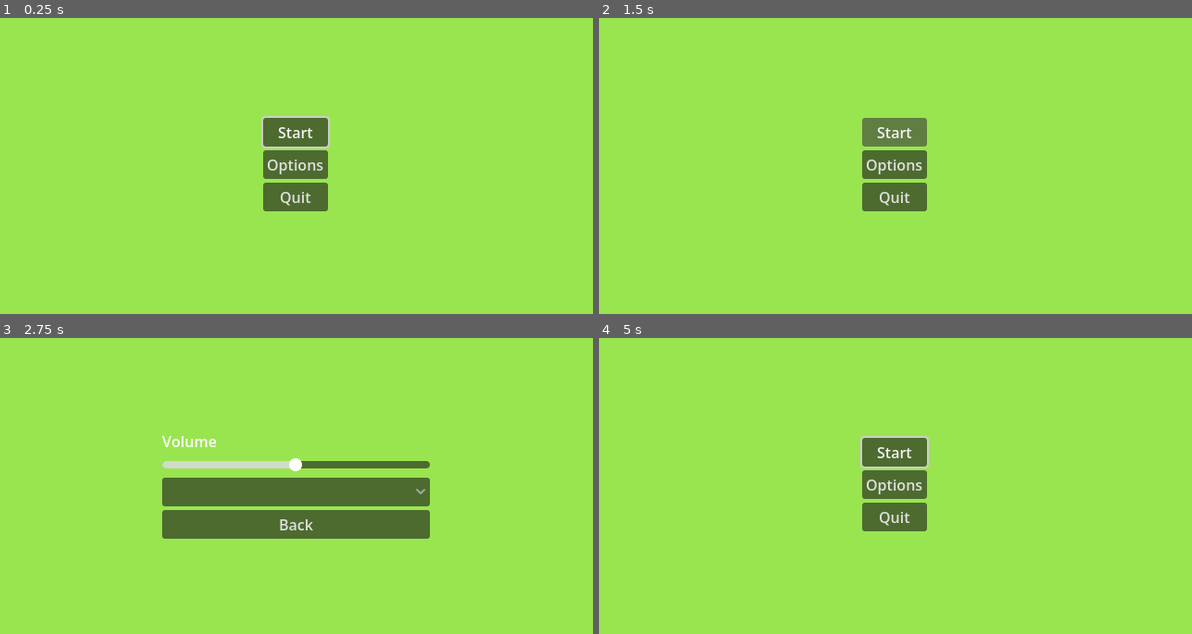
Above: before the commit, frames 1-4 (two rows, left to right).
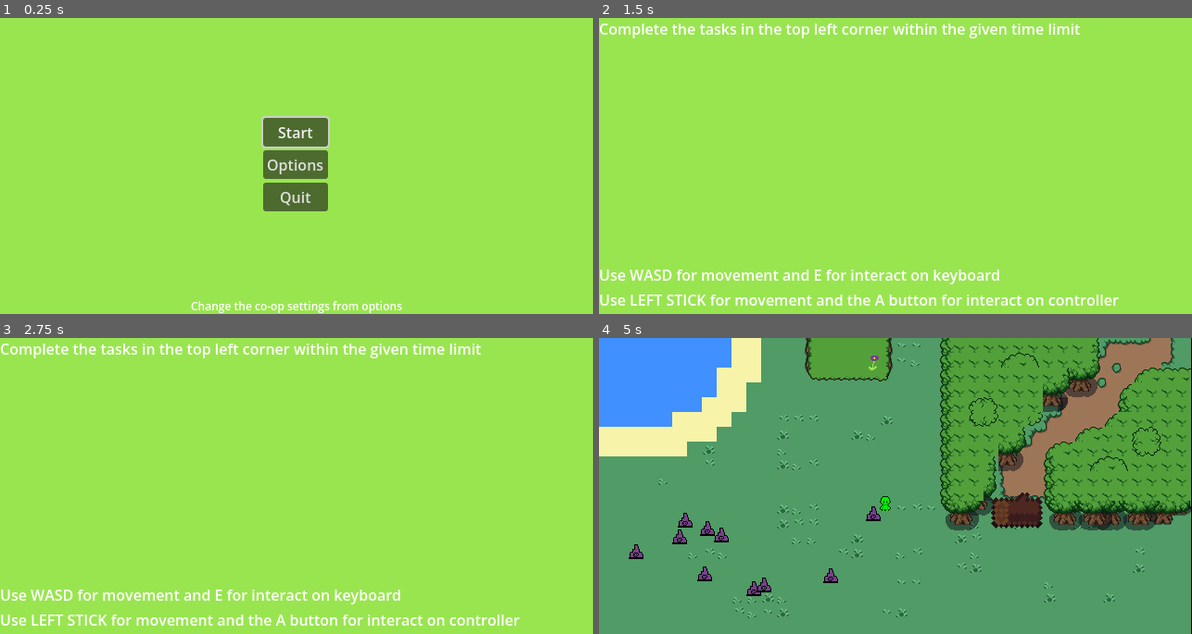
Above: after the commit, the same moments.

Repository: 50002/Taitaja_Finaali
Game: Godot game, scene res://Menu/Mainmenu.tscn
Two runs of this game, one before a commit and one after it. Both use one fixed random seed, a clock stepped at 60 frames per second and the inputs below. The project has no main scene, so this scene is started directly.
Inputs (mouse positions are in pixels of both pictures, inside the frame that each line leads up to):
- Up to frame 1 (0.25 s): no input
- Up to frame 2 (1.5 s): click "Start" at 0.5 s; click (895, 133) at 1.25 s, where only the run before the commit has a clickable "Start"
- Up to frame 3 (2.75 s): click (296, 483) at 2 s, where only the run before the commit has a clickable "Options"
- Up to frame 4 (5 s): click (895, 524) at 2.75 s, where only the run before the commit has a clickable "Back"; tap Enter at 3.5 s; hold D (RIGHT) 3.53-4.28 s; hold E (INTERACTION) 3.53-4.28 s; tap Space at 4.25 s; hold S (DOWN) from 4.28 s (still down); tap E (INTERACTION) at 4.35 s

The runs differ from the first frame. In frame 1, 0.5% of the frame differs, in the area x 32-68%, y 95-100%; in frame 2, 7.0%; in frame 3, 14%; in frame 4, 100%, in the area x 0-100%, y 0-100%.

Commit message:
more ui stuff

Diff:
--- a/parkstoration/Menu/Mainmenu.tscn
+++ b/parkstoration/Menu/Mainmenu.tscn
@@ -53,6 +53,21 @@
 focus_neighbor_bottom = NodePath("../start")
 text = "Quit"
 
+[node name="Label" type="Label" parent="ColorRect" unique_id=608342453]
+layout_mode = 1
+anchors_preset = 7
+anchor_left = 0.5
+anchor_top = 1.0
+anchor_right = 0.5
+anchor_bottom = 1.0
+offset_left = -114.0
+offset_top = -17.0
+offset_right = 114.0
+grow_horizontal = 2
+grow_vertical = 0
+theme_override_font_sizes/font_size = 12
+text = "Change the co-op settings from options"
+
 [node name="move" type="AudioStreamPlayer" parent="." unique_id=2028195894]
 stream = ExtResource("2_hm1c7")
 
--- a/parkstoration/Menu/Options.tscn
+++ b/parkstoration/Menu/Options.tscn
@@ -52,6 +52,7 @@
 
 [node name="OptionButton" type="OptionButton" parent="ColorRect/Container/VBoxContainer" unique_id=879070928]
 layout_mode = 2
+selected = 0
 item_count = 2
 popup/item_0/text = "Use one controller, one keyboard"
 popup/item_0/id = 0
--- /dev/null
+++ b/parkstoration/Menu/load_screen.gd
@@ -0,0 +1,6 @@
+extends Control
+
+
+
+func _on_timer_timeout() -> void:
+	get_tree().change_scene_to_file("res://game.tscn")
--- a/parkstoration/Menu/load_screen.tscn
+++ b/parkstoration/Menu/load_screen.tscn
@@ -1,4 +1,6 @@
 [gd_scene format=3 uid="uid://cvrafj0cphwof"]
+
+[ext_resource type="Script" uid="uid://ch4x30t45g4e5" path="res://Menu/load_screen.gd" id="1_1x1ot"]
 
 [node name="Control" type="Control" unique_id=1391489640]
 layout_mode = 3
@@ -7,6 +9,7 @@
 anchor_bottom = 1.0
 grow_horizontal = 2
 grow_vertical = 2
+script = ExtResource("1_1x1ot")
 
 [node name="ColorRect" type="ColorRect" parent="." unique_id=656475251]
 layout_mode = 1
@@ -37,5 +40,17 @@
 layout_mode = 2
 text = "Use LEFT STICK for movement and the A button for interact on controller"
 
+[node name="Container2" type="Container" parent="ColorRect" unique_id=1502903337]
+layout_mode = 1
+offset_right = 524.0
+offset_bottom = 40.0
+
+[node name="Label" type="Label" parent="ColorRect/Container2" unique_id=1990452947]
+layout_mode = 2
+text = "Complete the tasks in the top left corner within the given time limit"
+
 [node name="Timer" type="Timer" parent="." unique_id=230581771]
 wait_time = 4.0
+autostart = true
+
+[connection signal="timeout" from="Timer" to="." method="_on_timer_timeout"]
--- a/parkstoration/Menu/mainmenu.gd
+++ b/parkstoration/Menu/mainmenu.gd
@@ -13,7 +13,7 @@
 
 func _on_start_pressed() -> void:
 	pick.play()
-
+	start_timer.start()
 
 func _on_options_pressed() -> void:
 	pick.play()
@@ -42,4 +42,4 @@
 
 
 func _on_start_timer_timeout() -> void:
-	pass
+	get_tree().change_scene_to_file("res://Menu/load_screen.tscn")
Not shown, added: parkstoration/Menu/load_screen.gd.uid
